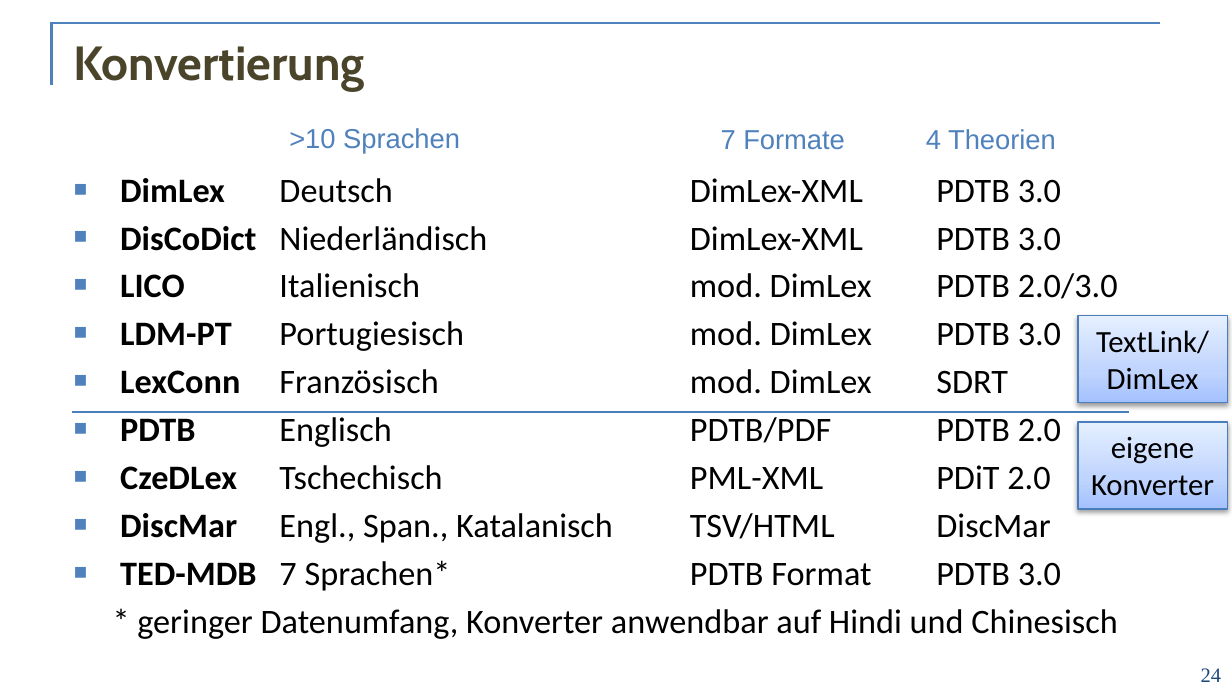
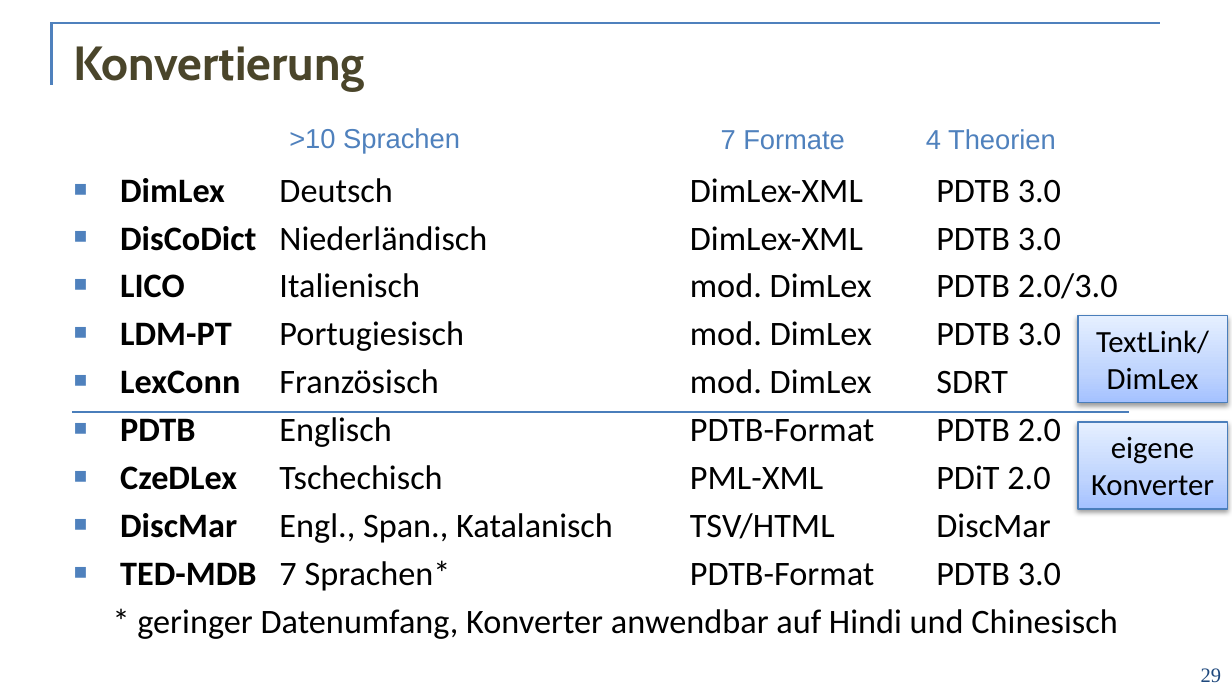
Before and after one commit to acoli-repo/rdf4discourse, a slide deck: slide 29 of doc/vortrag.pptx (slide 24 before the commit). Drawn at 1232x693 pixels with LibreOffice and Linux fonts; fonts in the diff are those of the drawing; background and template pictures are left out. Boxes give left, top, right and bottom in pixels: in the first picture for what was removed or moved away, otherwise in the second. Text is boxed around its words. In the diff, an @@ line names an element or a change of style, - is before the commit and + after.

```diff
--- a/doc/vortrag.pptx
+++ b/doc/vortrag.pptx
@@ text at [120, 417, 1061, 447]: text changed @@
-■ PDTB Englisch PDTB/PDF PDTB 2.0
+■ PDTB Englisch PDTB-Format PDTB 2.0
@@ text at [120, 560, 1061, 591]: text changed @@
-■ TED-MDB 7 Sprachen* PDTB Format PDTB 3.0
+■ TED-MDB 7 Sprachen* PDTB-Format PDTB 3.0
@@ page number at [1201, 668, 1221, 682]: text changed @@
-24
+29
```
Also in this commit, not shown: 27 other slides changed, 28 slides added, 31 slides removed, 2 other files.
